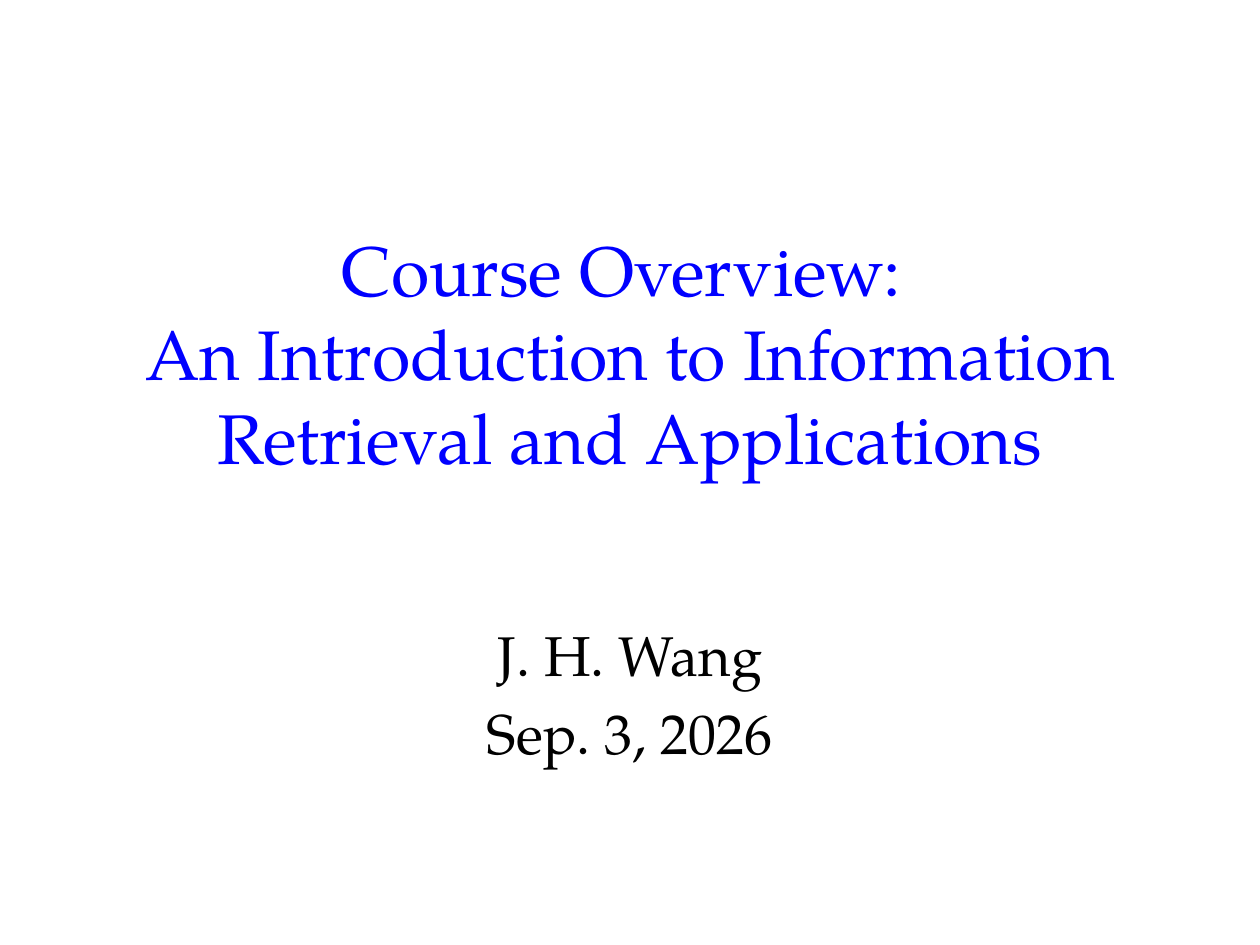
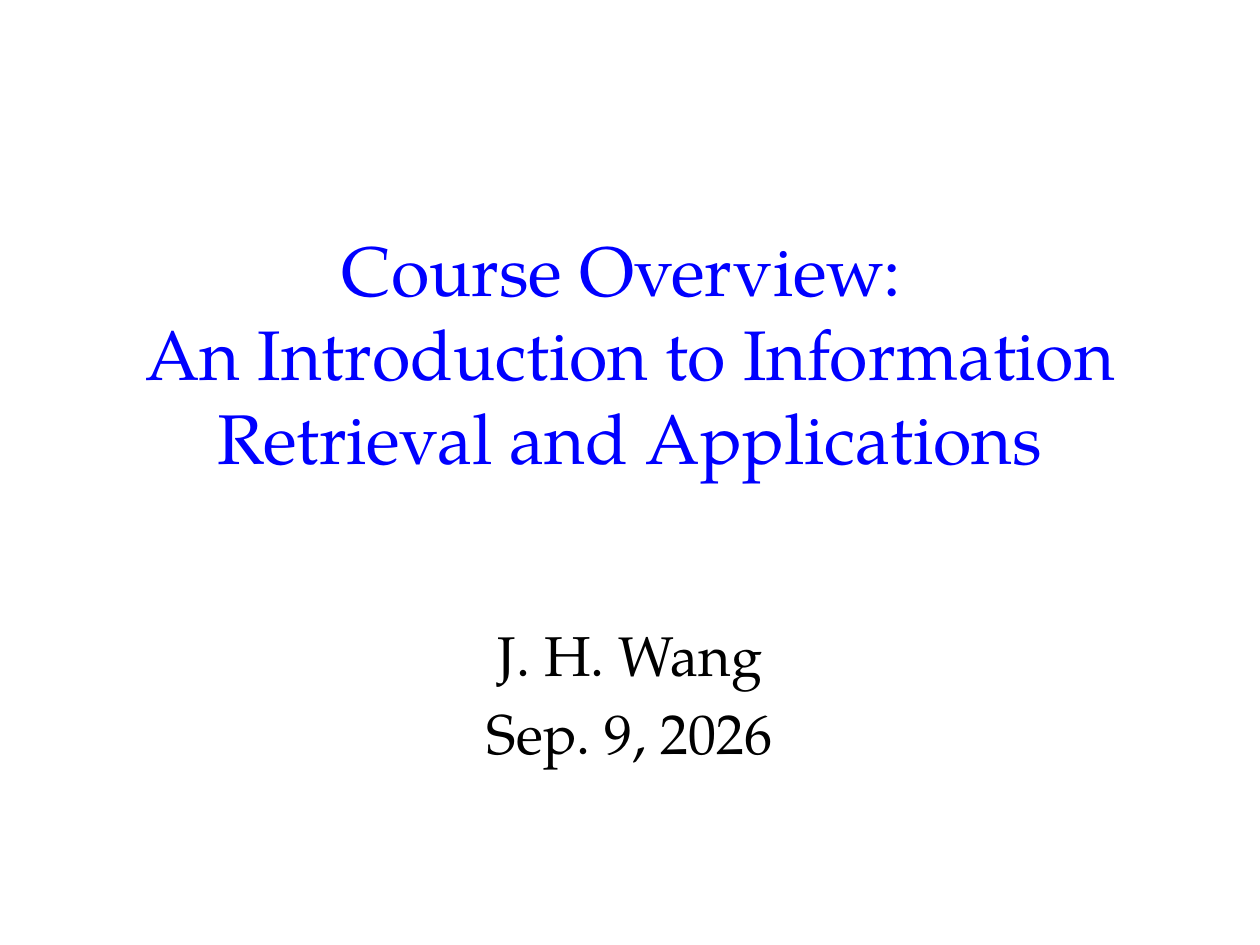
Before and after one commit to chriswjh/chriswjh.github.io, a slide deck: slide 1 of IR/00-intro.pptx. Drawn at 1260x945 pixels with LibreOffice and Linux fonts; fonts in the diff are those of the drawing. Boxes give left, top, right and bottom in pixels: in the first picture for what was removed or moved away, otherwise in the second. Text is boxed around its words. In the diff, an @@ line names an element or a change of style, - is before the commit and + after.

```diff
--- a/IR/00-intro.pptx
+++ b/IR/00-intro.pptx
@@ subtitle at (x1=487, y1=714, x2=773, y2=770): text changed @@
-Sep. 3, 2026
+Sep. 9, 2026
```
Also in this commit, not shown: 4 other slides changed, 6 slides added, 2 other files.
